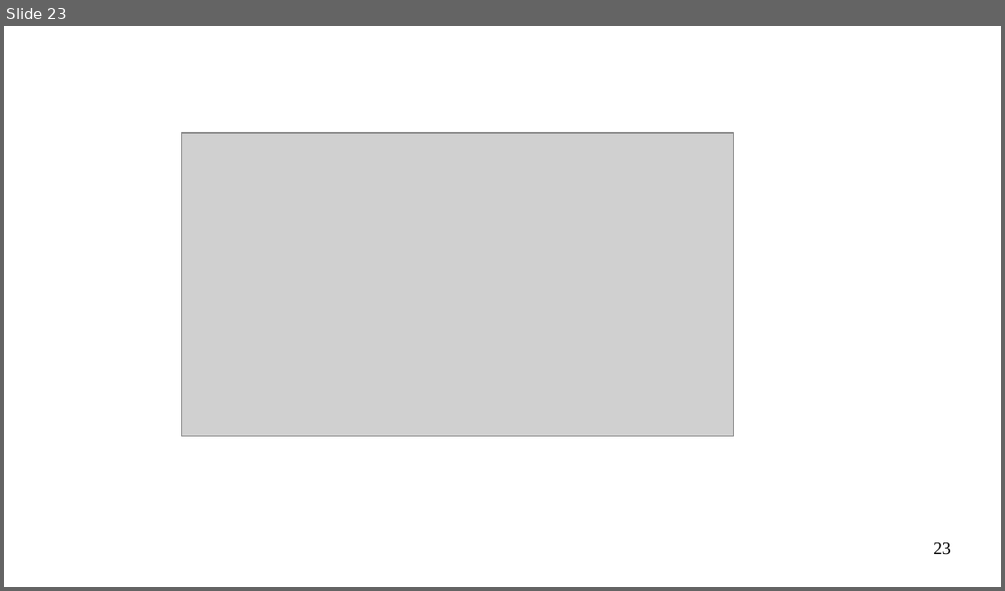
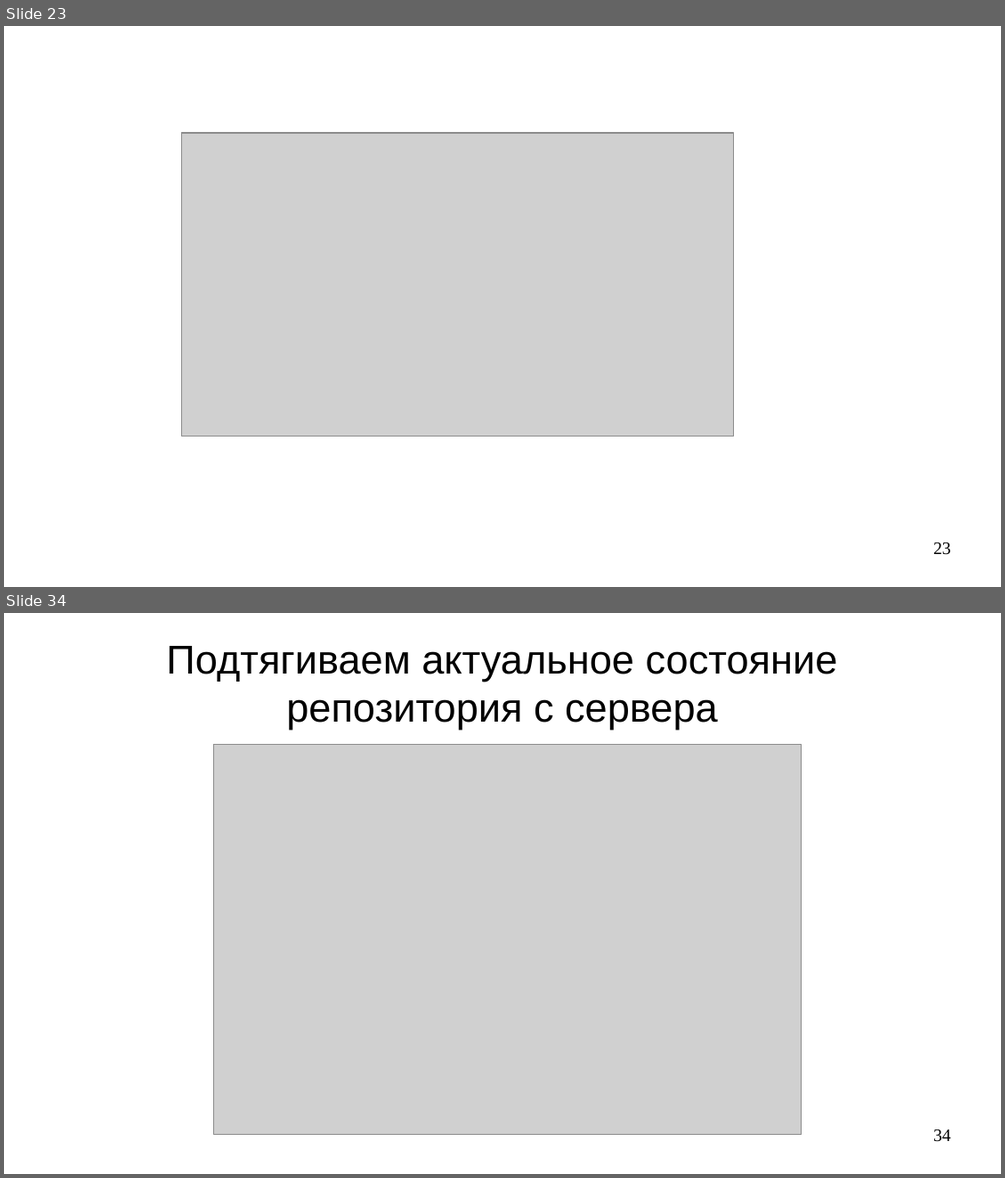
Before and after one commit to steelcraft/stud-lab, a slide deck: Практические занятия/Работа с Git.odp. Shown one above the other, each under a label of ours: slide 23 before the commit, slides 23 and 34 after it; the slides between them are not shown. The pictures are 1005x591 and 1005x1178 pixels, drawn with LibreOffice and Linux fonts; fonts in the diff are those of the drawing; grey boxes stand for pictures. Boxes give left, top, right and bottom in pixels: in the first picture for what was removed or moved away, otherwise in the second. Text is boxed around its words. In the diff, an @@ line names an element or a change of style, - is before the commit and + after.

```diff
--- a/Практические занятия/Работа с Git.odp
+++ b/Практические занятия/Работа с Git.odp
@@ slide 34 added at <box>4,613,1001,1174</box>, background #FFFFFF @@
@@ title added at <box>166,646,838,730</box>, 32 pt, text #000000 @@
+Подтягиваем актуальное состояние репозитория с сервера
@@ picture added at <box>214,744,801,1134</box> @@
@@ page number added at <box>933,1129,951,1142</box>, 14 pt, text #000000 @@
+34
```
Also in this commit, not shown: 1 slide changed, 11 other slides added.
